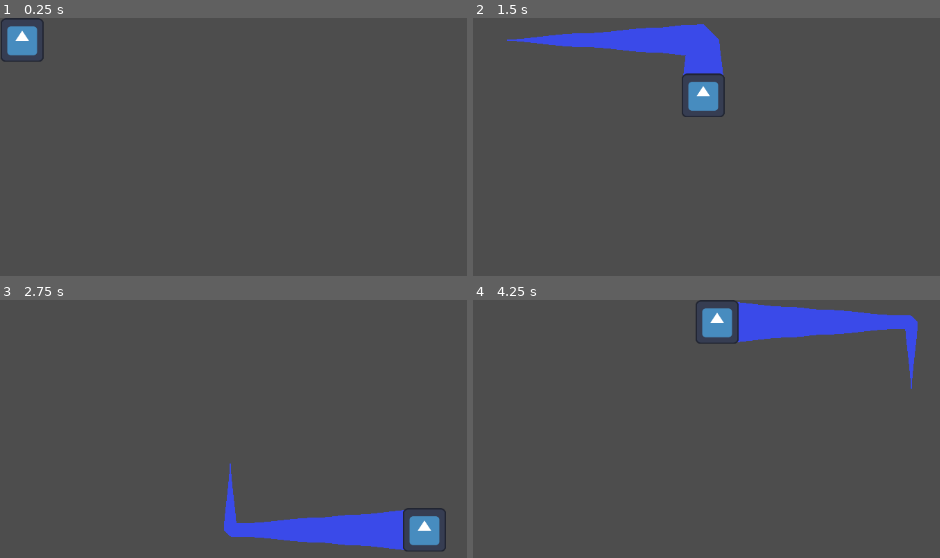
Above: before the commit, frames 1-4 (two rows, left to right).
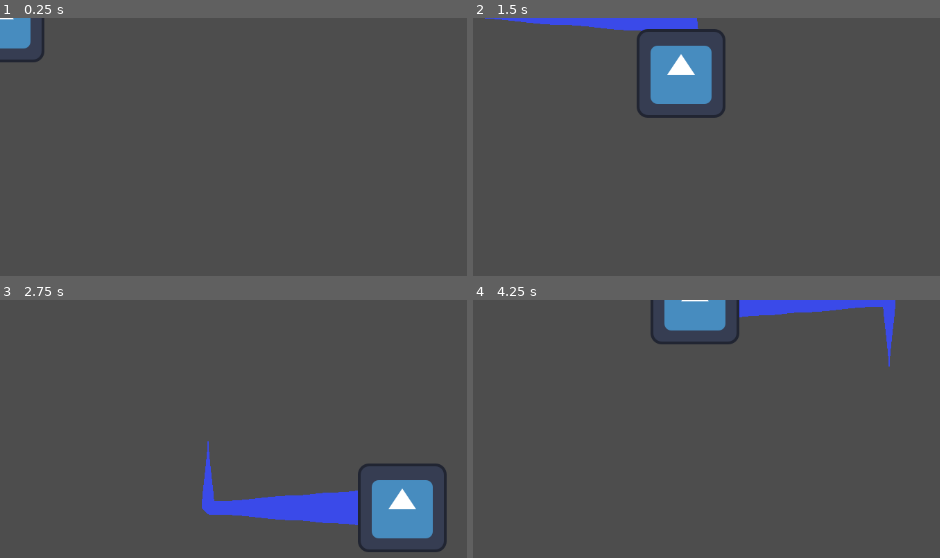
Above: after the commit, the same moments.

Repository: XiaobaibaiL/GameTest_1
Game: Godot game, scene res://Line2D/Line2D.tscn
Same seed, same stepped clock (60 frames per second), same inputs: the game is played once before the commit and once after it. This scene is started directly instead of the project's main scene. The engine's default icon, where the game draws it, is replaced by a stand-in: a white triangle on a blue panel in a dark square.
Inputs:
- Up to frame 1 (0.25 s): no input
- Up to frame 2 (1.5 s): tap Enter at 0.5 s; hold Right (ui_right) 0.53-1.28 s; hold Down (ui_down) from 1.28 s (still down)
- Up to frame 3 (2.75 s): release Down (ui_down) at 2.03 s; hold Right (ui_right) from 2.03 s (still down)
- Up to frame 4 (4.25 s): release Right (ui_right) at 2.78 s; hold Up (ui_up) 2.78-3.53 s; hold Left (ui_left) from 3.53 s (still down)

The runs differ from the first frame. In frame 1, 0.8% of the frame differs, in the area x 0-10%, y 0-18%; in frame 2, 7.5%; in frame 3, 9.3%, in the area x 43-96%, y 54-98%; in frame 4, 6.4%.

Commit message:
Path2D路径移动练习

Diff:
--- a/Line2D/Line2D.tscn
+++ b/Line2D/Line2D.tscn
@@ -18,6 +18,9 @@
 
 [node name="Player" type="Sprite2D" parent="."]
 position = Vector2(32, 32)
-scale = Vector2(0.48828125, 0.4921875)
+scale = Vector2(0.5, 0.5)
 texture = ExtResource("2_r5dk7")
+
+[node name="RemoteTransform2D" type="RemoteTransform2D" parent="."]
+remote_path = NodePath("../Player")
 script = ExtResource("3_r5dk7")
--- a/Line2D/player.gd
+++ b/Line2D/player.gd
@@ -1,4 +1,4 @@
-extends Sprite2D
+extends Node2D
 
 @export var speed = 400
 
--- /dev/null
+++ b/Path2D/Path2D.tscn
@@ -0,0 +1,61 @@
+[gd_scene load_steps=7 format=3 uid="uid://usckhqga7bfm"]
+
+[ext_resource type="Script" uid="uid://mw8us3bu8ym7" path="res://Path2D/path_follow_2d.gd" id="1_clu60"]
+[ext_resource type="Script" uid="uid://bjr7tui48n4gk" path="res://Path2D/line_2d.gd" id="1_s3unl"]
+[ext_resource type="Texture2D" uid="uid://0ii0g4nqe5qr" path="res://icon.svg" id="2_jshi0"]
+
+[sub_resource type="Curve" id="Curve_jshi0"]
+_data = [Vector2(0, 0), 0.0, 0.0, 0, 0, Vector2(1, 1), 0.0, 0.0, 0, 0]
+point_count = 2
+
+[sub_resource type="Curve2D" id="Curve2D_s3unl"]
+_data = {
+"points": PackedVector2Array(0, 0, 0, 0, 128, 208, 0, 0, 0, 0, 280, 96, 0, 0, 0, 0, 496, 56, 0, 0, 0, 0, 848, 128, 0, 0, 0, 0, 984, 48, 0, 0, 0, 0, 1128, 224)
+}
+point_count = 6
+
+[sub_resource type="Curve2D" id="Curve2D_jshi0"]
+_data = {
+"points": PackedVector2Array(-29, 114, 29, -114, 96, 432, -181, -1, 181, 1, 656, 296, -47, -35, 47, 35, 912, 376, 39, -78, -39, 78, 1000, 560, 77, 4, -77, -4, 720, 616, -38, 149, 38, -149, 96, 432)
+}
+point_count = 6
+
+[node name="Path2d" type="Node2D"]
+
+[node name="Line2D" type="Line2D" parent="."]
+width = 64.0
+width_curve = SubResource("Curve_jshi0")
+default_color = Color(1, 0.13333334, 1, 1)
+script = ExtResource("1_s3unl")
+
+[node name="Player" type="Sprite2D" parent="."]
+position = Vector2(96, 432)
+rotation = -1.321694
+texture = ExtResource("2_jshi0")
+
+[node name="Player2" type="Sprite2D" parent="."]
+position = Vector2(96, 432)
+rotation = -1.321694
+texture = ExtResource("2_jshi0")
+
+[node name="Path2D" type="Path2D" parent="."]
+curve = SubResource("Curve2D_s3unl")
+
+[node name="PathFollow2D" type="PathFollow2D" parent="Path2D"]
+position = Vector2(128, 208)
+rotation = -0.6350267
+script = ExtResource("1_clu60")
+
+[node name="RemoteTransform2D" type="RemoteTransform2D" parent="Path2D/PathFollow2D"]
+remote_path = NodePath("../../../Player")
+
+[node name="Path2D2" type="Path2D" parent="."]
+curve = SubResource("Curve2D_jshi0")
+
+[node name="PathFollow2D" type="PathFollow2D" parent="Path2D2"]
+position = Vector2(96, 432)
+rotation = -1.321694
+script = ExtResource("1_clu60")
+
+[node name="RemoteTransform2D" type="RemoteTransform2D" parent="Path2D2/PathFollow2D"]
+remote_path = NodePath("../../../Player2")
--- /dev/null
+++ b/Path2D/line_2d.gd
@@ -0,0 +1,9 @@
+extends Line2D
+
+func _process(delta: float) -> void:
+	var player2 = get_parent().find_child("Player2")
+	var position = player2.position
+	add_point(position)
+	if(get_point_count() >= 60):
+		remove_point(0)
+	pass
--- /dev/null
+++ b/Path2D/path_follow_2d.gd
@@ -0,0 +1,4 @@
+extends PathFollow2D
+
+func _process(delta: float) -> void:
+	progress += 3
Not shown, added: Path2D/line_2d.gd.uid
Not shown, added: Path2D/path_follow_2d.gd.uid
